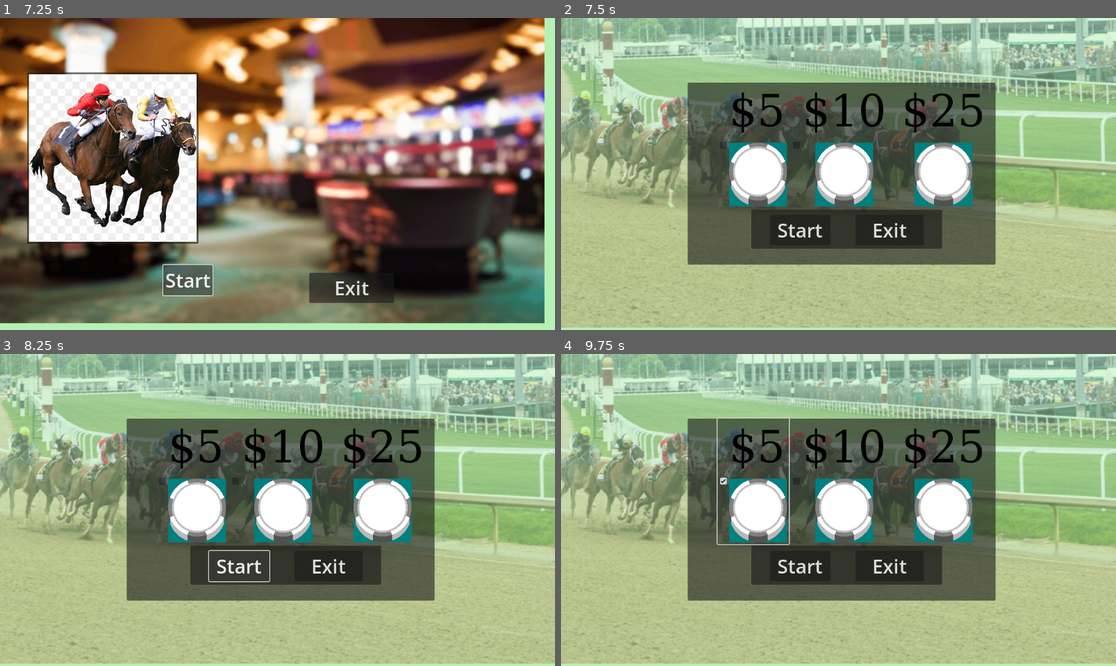
Above: before the commit, frames 1-4 (two rows, left to right).
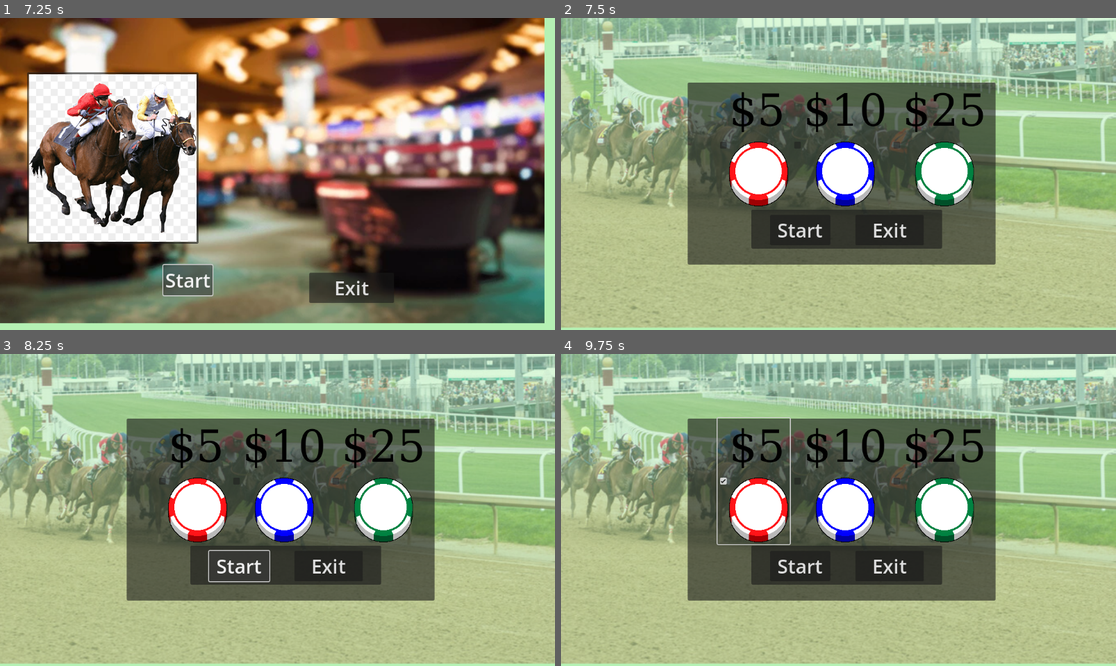
Above: after the commit, the same moments.

Repository: BigHBen/ACM_GameDev_Fall2024
Game: Godot game, scene res://Scenes/hub.tscn
The game is run twice, just before and just after one commit, with the same random seed, the same clock (stepped at 60 frames per second) and the same inputs.
Inputs (mouse positions are in pixels of both pictures, inside the frame that each line leads up to):
- Up to frame 1 (7.25 s): click "Pay Now" at 0.5 s; click "Shop" at 1.25 s; click "Pay Now" at 2 s; click "Shop" at 2.75 s; click "Pay Now" at 3.5 s; click "Shop" at 4.25 s; click "Go to Casino (Start)" at 5 s; click "Start" at 5.75 s; click "Start" at 6.5 s
- Up to frame 2 (7.5 s): click (672, 158) at 7.25 s
- Up to frame 3 (8.25 s): click "Start" at 8 s
- Up to frame 4 (9.75 s): click "Start" at 8.75 s; click "$5" at 9.5 s

Frame 1 is identical in both runs. In frame 2, 3.6% of the frame differs, in the area x 30-77%, y 23-61%; in frame 3, 3.6%; in frame 4, 3.7%, in the area x 30-77%, y 20-62%.

Commit message:
Changed chip colors, imported new files
I changed the chip colors to their respective ones for the horse game, and added the files for them in the assets folder.

Diff:
--- a/Scenes/horse_race_menu.tscn
+++ b/Scenes/horse_race_menu.tscn
@@ -1,8 +1,10 @@
-[gd_scene load_steps=5 format=3 uid="uid://x562hm1i18gv"]
+[gd_scene load_steps=7 format=3 uid="uid://x562hm1i18gv"]
 
 [ext_resource type="Script" path="res://Scenes/horse_race_menu.gd" id="1_qjwhc"]
 [ext_resource type="Texture2D" uid="uid://dn86vid2fius4" path="res://Assets/random_photos/360_F_504500363_R1yBKXOwRbMNryldsN3CsrpewzPIKww7.jpg" id="1_svltu"]
-[ext_resource type="Texture2D" uid="uid://cpjajxgo4k3va" path="res://Assets/Packs/Top-Down/Chips/Template/Template_Top-Down_Large-120x132.png" id="3_e18bo"]
+[ext_resource type="Texture2D" uid="uid://dnr2djerda2wx" path="res://Assets/Packs/Top-Down/Chips/gamedevchips(rgb)LargeOutline/RedChipLargeOutline.png" id="3_dg4e1"]
+[ext_resource type="Texture2D" uid="uid://b1kncbvfybx8c" path="res://Assets/Packs/Top-Down/Chips/gamedevchips(rgb)LargeOutline/BlueChipLargeOutline.png" id="4_mmcsa"]
+[ext_resource type="Texture2D" uid="uid://bauu7mw4t452n" path="res://Assets/Packs/Top-Down/Chips/gamedevchips(rgb)LargeOutline/GreenChipLargeOutline.png" id="5_vhkeq"]
 
 [sub_resource type="FontFile" id="FontFile_gyxh8"]
 cache/0/91/0/ascent = 0.0
@@ -56,7 +58,7 @@
 theme_override_fonts/font = SubResource("FontFile_gyxh8")
 theme_override_font_sizes/font_size = 91
 text = "$5"
-icon = ExtResource("3_e18bo")
+icon = ExtResource("3_dg4e1")
 icon_alignment = 1
 vertical_icon_alignment = 2
 
@@ -71,7 +73,7 @@
 theme_override_fonts/font = SubResource("FontFile_gyxh8")
 theme_override_font_sizes/font_size = 91
 text = "$10"
-icon = ExtResource("3_e18bo")
+icon = ExtResource("4_mmcsa")
 icon_alignment = 1
 vertical_icon_alignment = 2
 
@@ -86,7 +88,7 @@
 theme_override_fonts/font = SubResource("FontFile_gyxh8")
 theme_override_font_sizes/font_size = 91
 text = "$25"
-icon = ExtResource("3_e18bo")
+icon = ExtResource("5_vhkeq")
 icon_alignment = 1
 vertical_icon_alignment = 2
 
Binary file added: Assets/Packs/Top-Down/Chips/gamedevchips(rgb)LargeOutline/BlueChipLargeOutline.png
Not shown, added: Assets/Packs/Top-Down/Chips/gamedevchips(rgb)LargeOutline/BlueChipLargeOutline.png.import
Binary file added: Assets/Packs/Top-Down/Chips/gamedevchips(rgb)LargeOutline/GreenChipLargeOutline.png
Not shown, added: Assets/Packs/Top-Down/Chips/gamedevchips(rgb)LargeOutline/GreenChipLargeOutline.png.import
Binary file added: Assets/Packs/Top-Down/Chips/gamedevchips(rgb)LargeOutline/RedChipLargeOutline.png
Not shown, added: Assets/Packs/Top-Down/Chips/gamedevchips(rgb)LargeOutline/RedChipLargeOutline.png.import
